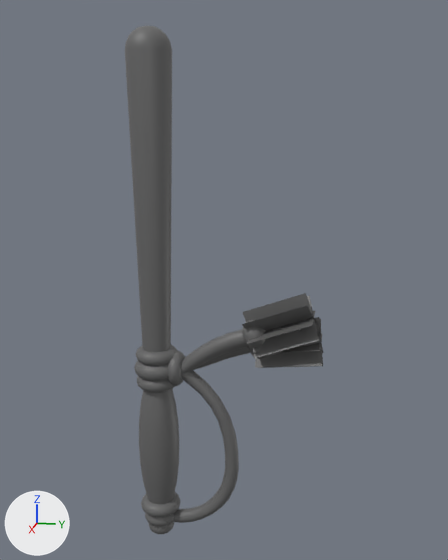
An edit to the FBX model Assets/3Dmodels/3Dmodels_Weapons/3Dmodels_Weapons_Melee/3Dmodel_Weapon_Melee_PoliceBaton/WeaponPoliceBaton.fbx, drawn before and after from the same camera.
Both versions are drawn from a 50 mm camera at (0.805, 0.259, 0.455) aimed at (-0.008, 0.096, 0.252). Every picture has the same lights, and +X, +Y and +Z are marked at lower left. The picture after the commit comes second. Where no turn or scale is listed for an object, it has been applied to the vertices.

The older version as bpy lines, for what is in view:
```python
me_cylinder_002 = bpy.data.meshes.new('Cylinder.002')
me_cylinder_002.from_pydata(...)  # 1169 vertices, 1208 faces; spans x -0.042..0.042, y -0.033..0.235, z -0.15..0.58
me_cylinder_002.materials.append(mat_police_baton_unwrap)  # dark grey #666666
ob_unity_policebaton = bpy.data.objects.new('UNITY PoliceBaton', me_cylinder_002)
ob_unity_policebaton.location = (0.0, 0.0, 0.0)
```
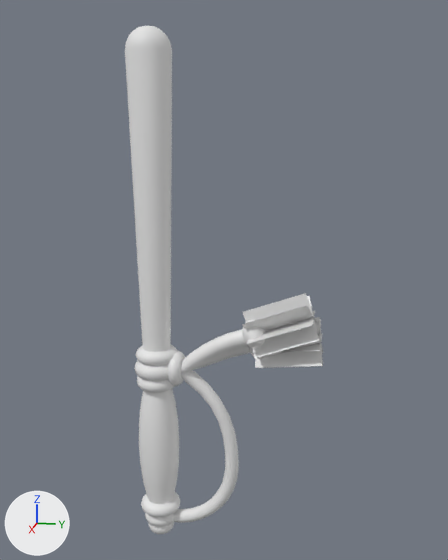
Location of each change, (x1, y1, x2, y2) in pixels of the pictures (448 x 560 px):
part 1 of me_cylinder_002, recoloured (dark grey to white)
    both: (125, 26, 266, 534)
part 2 of me_cylinder_002, recoloured (dark grey to white)
    both: (242, 293, 323, 368)

The change, as a diff of the scene's bpy script:
```diff
--- a/Assets/3Dmodels/3Dmodels_Weapons/3Dmodels_Weapons_Melee/3Dmodel_Weapon_Melee_PoliceBaton/WeaponPoliceBaton.fbx.py
+++ b/Assets/3Dmodels/3Dmodels_Weapons/3Dmodels_Weapons_Melee/3Dmodel_Weapon_Melee_PoliceBaton/WeaponPoliceBaton.fbx.py
@@ mat_material @@
+mat_material = principled_material('Material')
+mat_material.base_color = (0.8, 0.8, 0.8)  # white #e7e7e7
@@ mat_material_001 @@
+mat_material_001 = principled_material('Material.001')
+mat_material_001.base_color = (0.8, 0.8, 0.8)  # white #e7e7e7
@@ me_cylinder_002 @@
 me_cylinder_002.from_pydata(...)  # 1169 vertices, 1208 faces; spans x -0.042..0.042, y -0.033..0.235, z -0.15..0.58
 # used by ob_unity_policebaton; location = (0.0, 0.0, 0.0)
+# me_cylinder_002 part 1: all 1200 faces centred in x -0.031..0.031, y -0.031..0.164, z -0.149..0.578 switch from mat_police_baton_unwrap (dark grey #666666) to mat_material (white #e7e7e7)
+# me_cylinder_002 part 2: all 8 faces centred in x -0.007..0.007, y 0.179..0.187, z 0.167..0.195 switch from mat_police_baton_unwrap (dark grey #666666) to mat_material_001 (white #e7e7e7)
```
